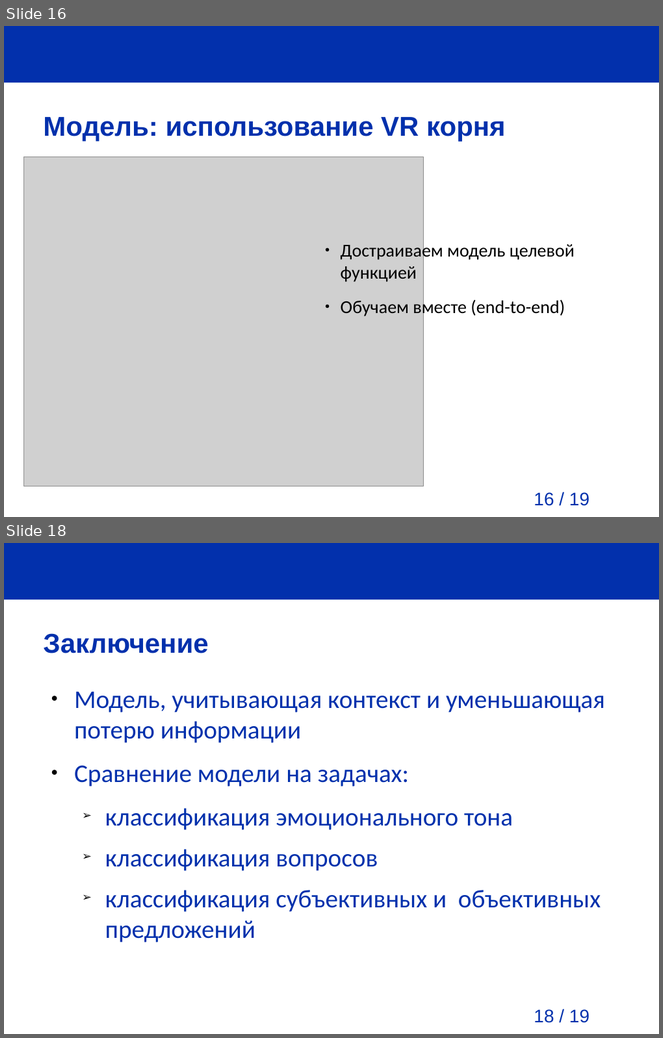
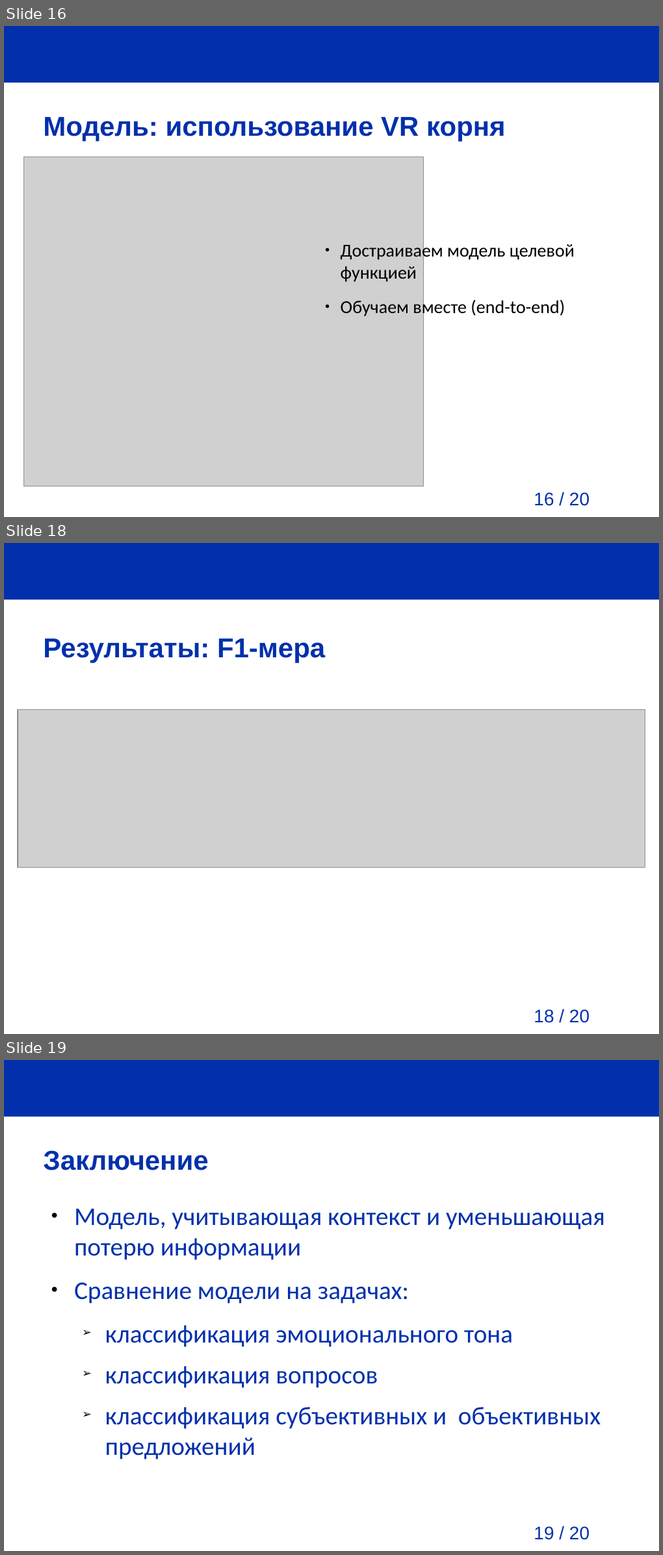
Before and after one commit to pva701/bachelor-thesis, a slide deck: presentation/presentation.odp. Shown one above the other, each under a label of ours: slides 16 and 18 before the commit, slides 16, 18 and 19 after it; the slides between them are not shown. The pictures are 663x1038 and 663x1555 pixels, drawn with LibreOffice and Linux fonts; fonts in the diff are those of the drawing; grey boxes stand for pictures; background and template pictures are left out. Boxes give left, top, right and bottom in pixels: in the first picture for what was removed or moved away, otherwise in the second. Text is boxed around its words. In the diff, an @@ line names an element or a change of style, - is before the commit and + after.

```diff
--- a/presentation/presentation.odp
+++ b/presentation/presentation.odp
@@ slide 18 added at box(4, 543, 659, 1034), background #FFFFFF; not listed: 2 template elements that a slide beside it also shows @@
@@ title added at box(43, 639, 325, 663), 30 pt, text #0230AC, bold @@
+Результаты: F1-мера
@@ picture added at box(18, 710, 646, 868) @@
@@ page number at box(534, 493, 590, 506): text changed @@
-16 / 19
+16 / 20
@@ what was slide 18 is now slide 19 @@
@@ page number at box(534, 1527, 590, 1540): text changed @@
-18 / 19
+19 / 20
```
Also in this commit, not shown: 1 slide changed, 13 other files.
